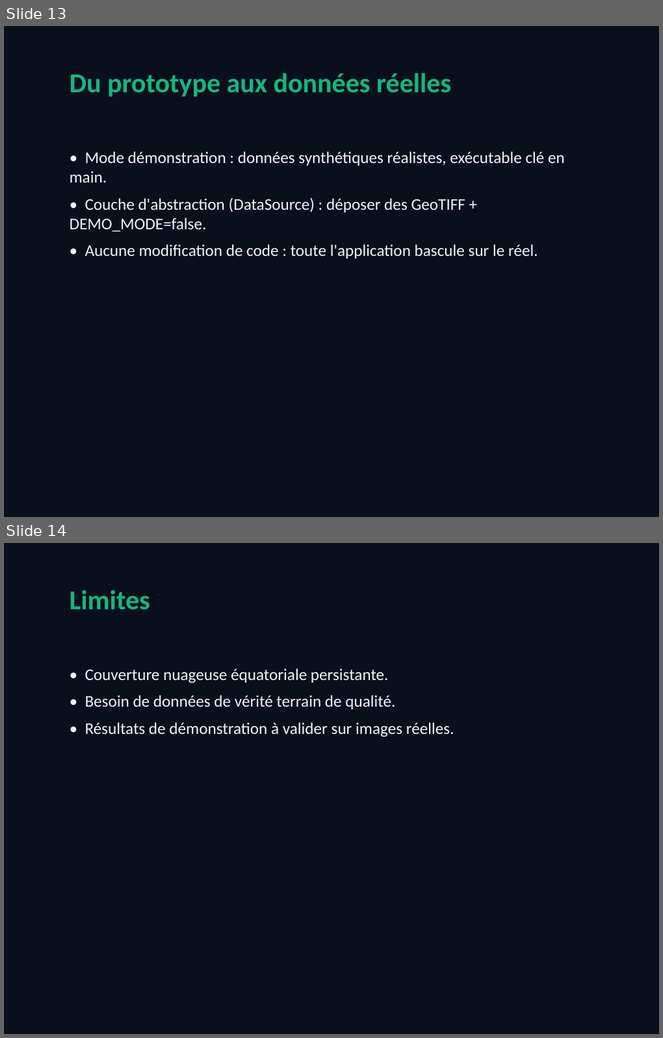
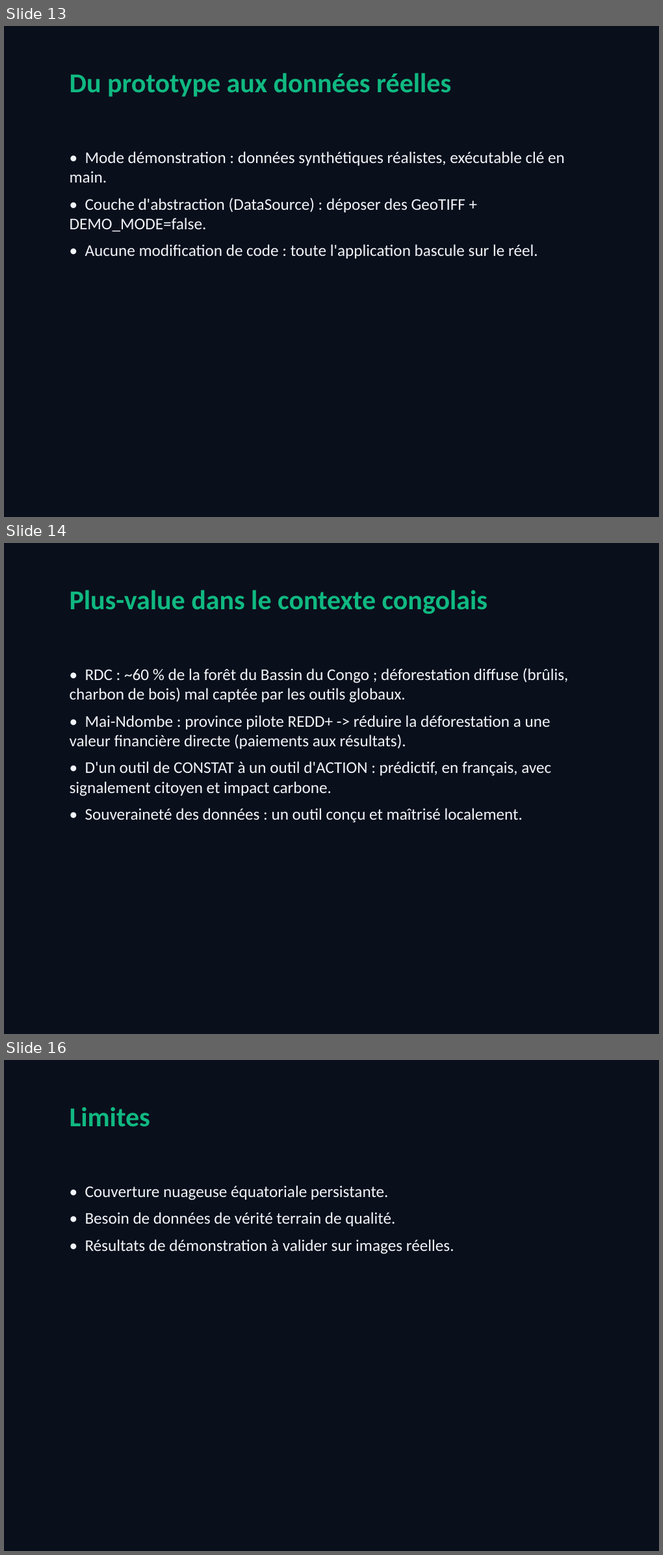
Before and after one commit to joycewetu0805/deforestwatch, a slide deck: docs/soutenance_deforestwatch.pptx. Shown one above the other, each under a label of ours: slides 13 and 14 before the commit, slides 13, 14 and 16 after it; the slides between them are not shown. The pictures are 663x1038 and 663x1555 pixels, drawn with LibreOffice and Linux fonts; fonts in the diff are those of the drawing. Boxes give left, top, right and bottom in pixels: in the first picture for what was removed or moved away, otherwise in the second. Text is boxed around its words. In the diff, an @@ line names an element or a change of style, - is before the commit and + after.

```diff
--- a/docs/soutenance_deforestwatch.pptx
+++ b/docs/soutenance_deforestwatch.pptx
@@ slide 14 added at (x1=4, y1=543, x2=659, y2=1034), background #0A0F1C @@
@@ text added at (x1=70, y1=590, x2=488, y2=614), 30 pt, text #10B981, bold @@
+Plus-value dans le contexte congolais
@@ text added at (x1=70, y1=668, x2=568, y2=823), 18 pt, text #F1F5F9 @@
+• RDC : ~60 % de la forêt du Bassin du Congo ; déforestation diffuse (brûlis, charbon de bois) mal captée par les outils globaux.
+• Mai-Ndombe : province pilote REDD+ -> réduire la déforestation a une valeur financière directe (paiements aux résultats).
+• D'un outil de CONSTAT à un outil d'ACTION : prédictif, en français, avec signalement citoyen et impact carbone.
+• Souveraineté des données : un outil conçu et maîtrisé localement.
@@ what was slide 14 is now slide 16 @@
```
Also in this commit, not shown: 1 other slide added, 5 other files.
